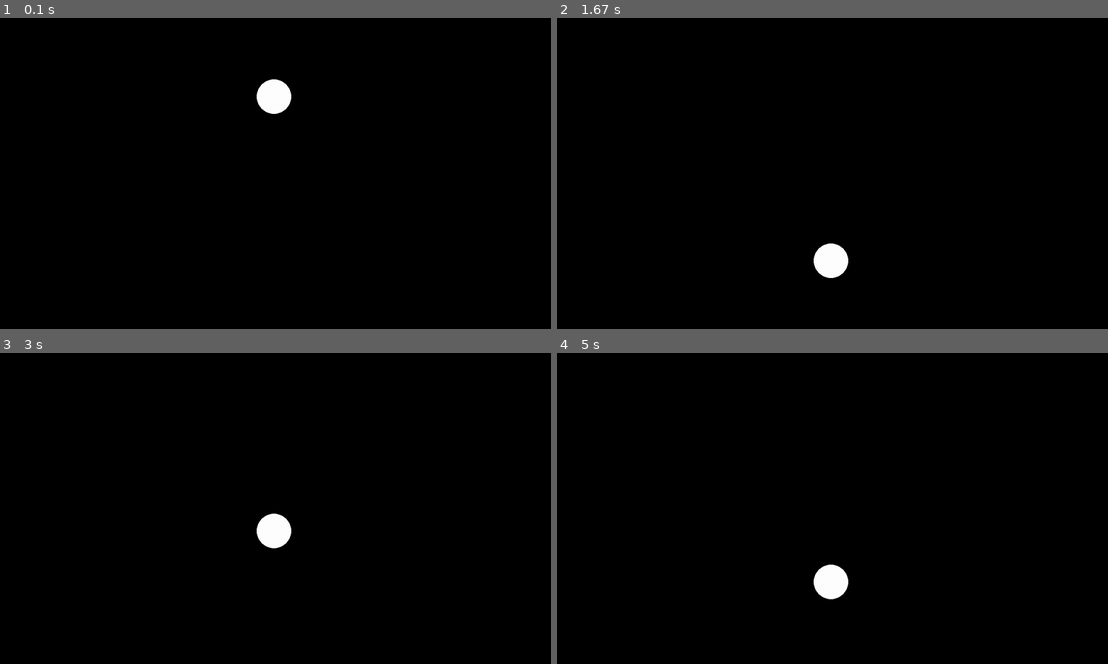
Above: before the commit, frames 1-4 (two rows, left to right).
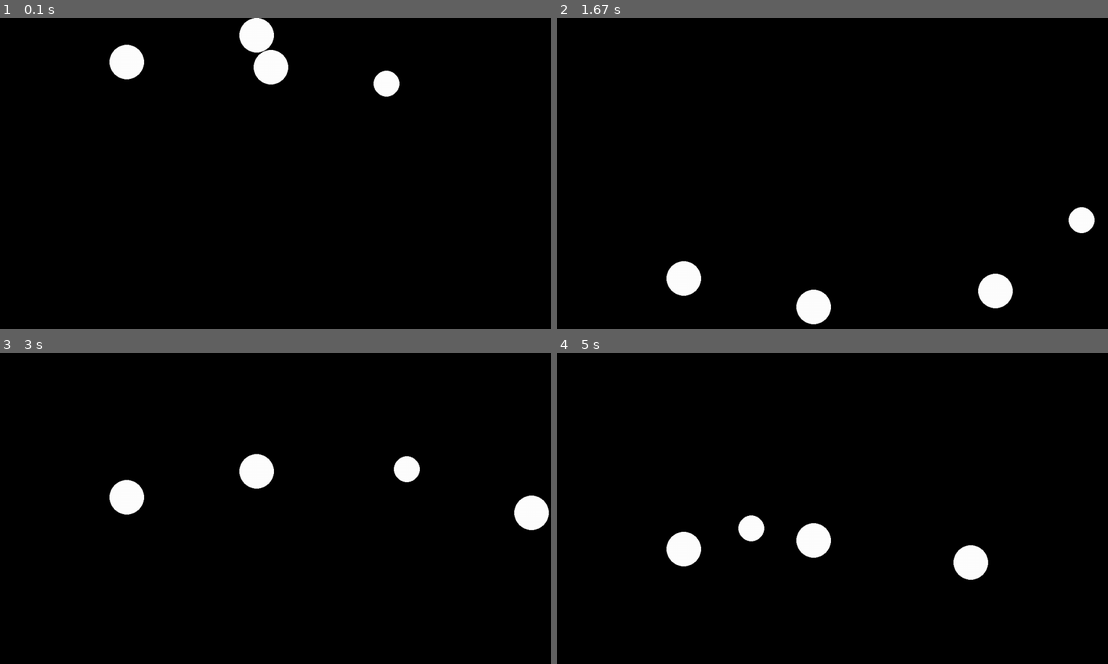
Above: after the commit, the same moments.

Repository: SaiDhanasiri/nbodyphysics
Game: pygame game, started from main.py
The game is run twice, just before and just after one commit, with the same random seed, the same clock (stepped at 60 frames per second) and the same inputs.
Inputs:
- Up to frame 1 (0.1 s): no input
- Up to frame 2 (1.67 s): no input
- Up to frame 3 (3 s): no input
- Up to frame 4 (5 s): no input

The runs differ from the first frame. In frame 1, 2.5% of the frame differs, in the area x 19-73%, y 0-31%; in frame 2, 2.6%; in frame 3, 2.6%, in the area x 19-100%, y 32-63%; in frame 4, 2.6%.

Commit message:
working collision detection and result with gravity and dampening

Diff:
--- a/main.py
+++ b/main.py
@@ -7,21 +7,55 @@
 clock = pygame.time.Clock()
 running = True
 dt = 0
-velocity = 0 ## init velcoity 0
-acceleration = 500
-bRadius = 40
-bounce_damping = 0.8
 
 
 ## TODO: add a class object for bodies of mass
 
+## Class to define the nth body
+## no initial velocity, but constant dowward acceleratio going at 500 pixels per second, default mimicks earth's gravity
+class Body:
+    def __init__(self, pos, mass=None, radius = 40, velocity=None, acceleration=None):
+        self.pos = pygame.Vector2(pos)
+        self.mass = mass if mass is not None else radius
+        self.radius = radius
+        self.velocity = velocity if velocity is not None else pygame.Vector2(0,0)
+        self.acceleration = acceleration if acceleration is not None else pygame.Vector2(0, 500)
+        self.bounce_damping = 0.8
+
+    def updatePos(self, dt, screen_width, screen_height):
+        self.velocity += self.acceleration * dt
+        self.pos += self.velocity * dt
+
+        # Bounce off bottom
+        if self.pos.y + self.radius >= screen_height:
+            self.pos.y = screen_height - self.radius
+            self.velocity.y = -self.velocity.y * self.bounce_damping
+
+        # Bounce off top
+        if self.pos.y - self.radius <= 0:
+            self.pos.y = self.radius
+            self.velocity.y = -self.velocity.y * self.bounce_damping
+
+        # Bounce off right
+        if self.pos.x + self.radius >= screen_width:
+            self.pos.x = screen_width - self.radius
+            self.velocity.x = -self.velocity.x * self.bounce_damping
+
+        # Bounce off left
+        if self.pos.x - self.radius <= 0:
+            self.pos.x = self.radius
+            self.velocity.x = -self.velocity.x * self.bounce_damping
+
+    def drawCircle(self, screen):
+        pygame.draw.circle(screen, "white", self.pos, self.radius)
+
 player_pos = pygame.Vector2(screen.get_width() / 2, screen.get_height() / 4)
 
-def drawCircle():
-    pygame.draw.circle(screen, "white", player_pos, bRadius)
+
 
 ## make the object class and draw the same circle on screen but as an object of the class...
-
+bodies = [Body((300, 100)),
+Body((600, 50)), Body((900, 150), radius=30), Body((600, 80), velocity=(400, 0))]
 
 while running:
     for event in pygame.event.get():
@@ -29,19 +63,55 @@
             running = False
     screen.fill("black")
 
-    ## updates the position of the circle
-    velocity += acceleration * dt
-    player_pos.y += velocity * dt
+## collision between bodies
+    for i in range(len(bodies)):
+        for j in range(i + 1, len(bodies)):
+            b1 = bodies[i]
+            b2 = bodies[j]
+
+            n = b1.pos - b2.pos ## vector from p2 to p1 to see the vector on which the collision happens
+            dist = n.length()
+            min_dist = b1.radius + b2.radius
+
+            ## if the distance between the 2 objects is less than the sum of the radii then collsion happens
+            if dist < min_dist: ## collision happens
+                if dist == 0:
+                    dist == 0.01 ## avoid division by 0
+
+                ## normalize the collision axis
+                normal = n / dist
+
+                ## calcualte the relative velocity
+                rel_velocity = b1.velocity - b2.velocity ## how fast b1 is going towards b2
+                vel_along_normal = rel_velocity.dot(normal)
+                ## dot product gives you the magnitude of relative velocity along the axis
+                ## if negative it means they're going towards each other, positive meaning away, zero being parallel
+
+                ## in case they're moving away from each other
+                if vel_along_normal > 0:
+                    continue
+
+                # compute impulse
+                m1, m2 = b1.mass, b2.mass
+                impulse = (2 * vel_along_normal) / (m1 + m2)
+
+                ## Apply the impluse to both velocites
+                b1.velocity -= (impulse * m2) * normal
+                b2.velocity += (impulse * m1) * normal
 
 
-    ## bounce and loss due to heat
-    if(player_pos.y + bRadius >= screen.get_height()):
+                # push bodies apart to avoid voerlap
+                overlap = min_dist - dist
+                correction = normal * (overlap / (m1 + m2))
+                b1.pos += correction * m2
+                b2.pos -= correction * m1
 
-        player_pos.y = screen.get_height() - bRadius
 
-        velocity = -velocity * bounce_damping ## this makes it so that the bouncing is now as in real life where the ball looses momentum with loss of heat
+    for body in bodies:
+        body.updatePos(dt, screen.get_width(), screen.get_height())
+        body.drawCircle(screen)
 
-    drawCircle()
+
     # flip() the display to put your work on screen
     pygame.display.flip()
 
